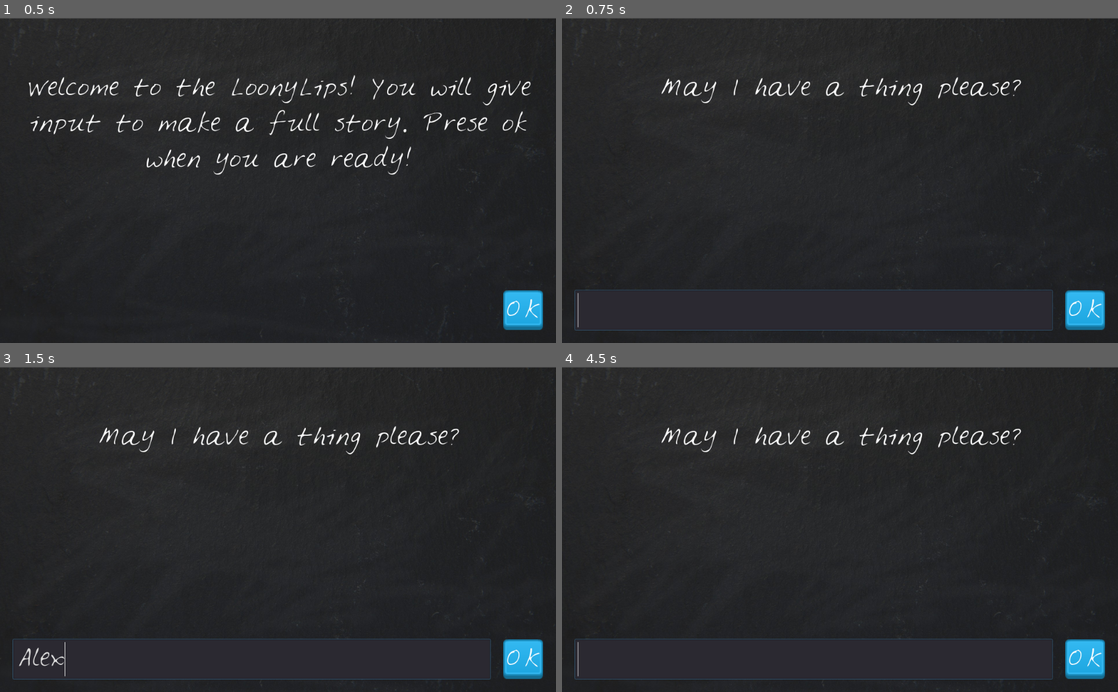
Above: before the commit, frames 1-4 (two rows, left to right).
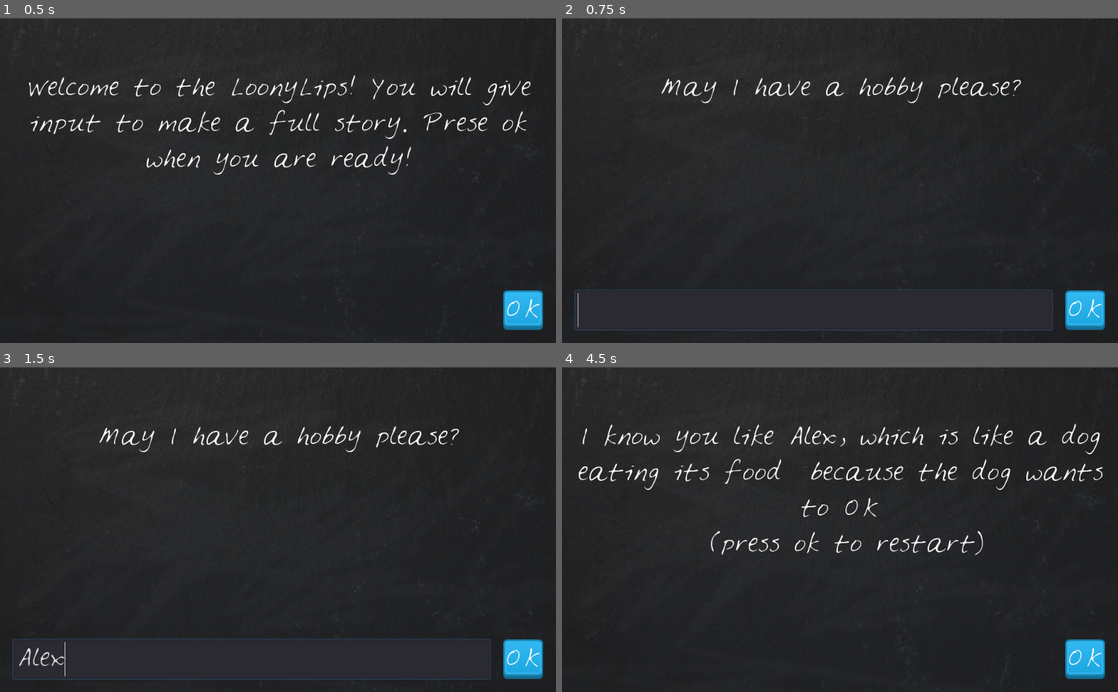
Above: after the commit, the same moments.

Repository: lindholmen/Loony_Lips
Game: Godot game, scene res://LoonyLips.tscn
Same seed, same stepped clock (60 frames per second), same inputs: the game is played once before the commit and once after it.
Inputs (mouse positions are in pixels of both pictures, inside the frame that each line leads up to):
- Up to frame 1 (0.5 s): no input
- Up to frame 2 (0.75 s): click "OK" at 0.5 s
- Up to frame 3 (1.5 s): click (250, 659) at 1.27 s; type "Alex" at 1.35 s
- Up to frame 4 (4.5 s): click "OK" at 2 s; click "OK" at 2.75 s; type "OK" at 3.5 s; tap Enter at 4.25 s

Frame 1 is identical in both runs. In frame 2, 0.3% of the frame differs, in the area x 53-65%, y 18-27%; in frame 3, 0.3%; in frame 4, 3.9%, in the area x 2-98%, y 17-97%.

Commit message:
export macos version

Diff:
--- a/LoonyLips.gd
+++ b/LoonyLips.gd
@@ -21,14 +21,14 @@
 #	current_story = template[randi() % template.size()]
 
 	#Method1(keep in the engine):
-#	var stories = $StoryNode.get_child_count()
-#	var selected_story = randi() % stories
-#	current_story.prompts = $StoryNode.get_child(selected_story).prompts
-#	current_story.story = $StoryNode.get_child(selected_story).story
+	var stories = $StoryNode.get_child_count()
+	var selected_story = randi() % stories
+	current_story.prompts = $StoryNode.get_child(selected_story).prompts
+	current_story.story = $StoryNode.get_child(selected_story).story
 
 	#Method2 (using json):
-	var stories = get_from_json("StoryBook.json")
-	current_story = stories[randi() % stories.size()]
+	#var stories = get_from_json("StoryBook.json")
+	#current_story = stories[randi() % stories.size()]
 
 func get_from_json(file_name):
 	var json_file = File.new()
--- a/LoonyLips.tscn
+++ b/LoonyLips.tscn
@@ -118,5 +118,10 @@
 script = ExtResource( 6 )
 prompts = PoolStringArray( "a hobby", "an adverb", "a verb" )
 story = "I know you like %s, which is like a dog eating its food %s because the dog wants to %s"
+
+[node name="Story2" type="Node" parent="StoryNode"]
+script = ExtResource( 6 )
+prompts = PoolStringArray( "a thing", "a name", "a description word(an adjective)", "a thing" )
+story = "There once was %s called %s that lived as %s as a %s"
 [connection signal="text_entered" from="VBoxContainer/HBoxContainer/PlayerText" to="." method="_on_PlayerText_text_entered"]
 [connection signal="pressed" from="VBoxContainer/HBoxContainer/TextureButton" to="." method="_on_TextureButton_pressed"]
Not shown, added: export_presets.cfg
Not shown, added: Loony_lips.dmg
